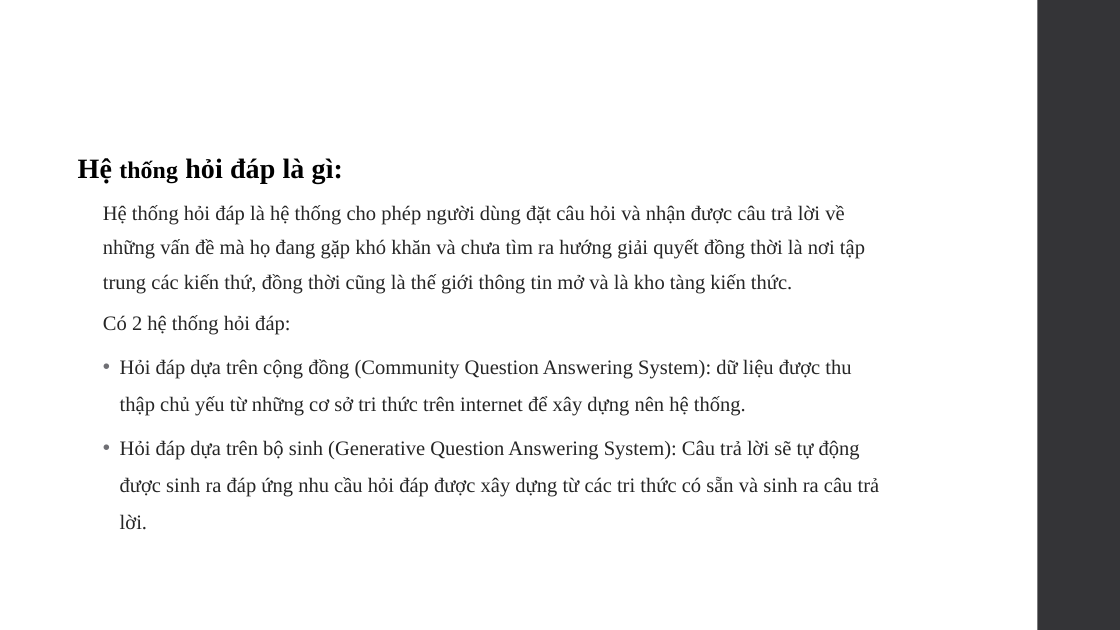
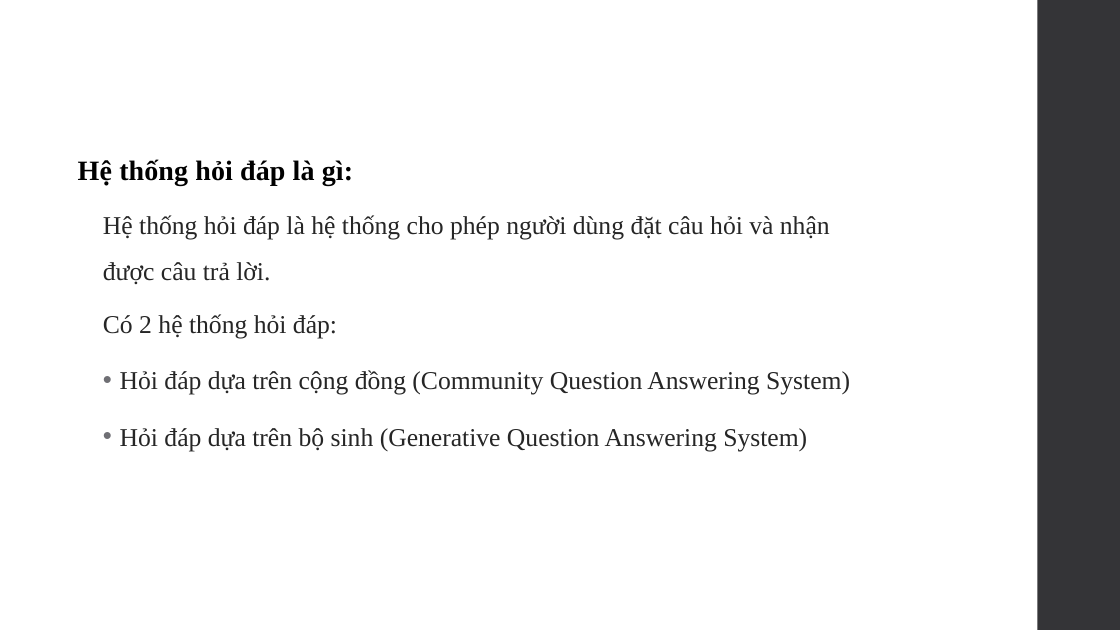
Before and after one commit to SaiGonSoftware/QA-Forum, a slide deck: slide 3 of Document/Baocao.pptx. Drawn at 1120x630 pixels with LibreOffice and Linux fonts; fonts in the diff are those of the drawing. Boxes give left, top, right and bottom in pixels: in the first picture for what was removed or moved away, otherwise in the second. Text is boxed around its words. In the diff, an @@ line names an element or a change of style, - is before the commit and + after.

```diff
--- a/Document/Baocao.pptx
+++ b/Document/Baocao.pptx
@@ text at (78,159,353,339): size 24.1 to 24 pt in "Hệ hỏi đáp là gì:"; size 20.4 to 24 pt in "thống"; size 17.6 to 22 pt in "Có 2 hệ thống hỏi đáp:"; line spacing 0.85 to 0.95; line spacing 1.4 to 1.5 @@
@@ text at (103,215,830,284): text changed; size 17.6 to 22 pt @@
-  Hệ thống hỏi đáp là hệ thống cho phép người dùng đặt câu hỏi và nhận được câu trả lời về những vấn đề mà họ đang gặp khó khăn và chưa tìm ra hướng giải quyết đồng thời là nơi tập trung các kiến thứ, đồng thời cũng là thế giới thông tin mở và là kho tàng kiến thức.
+  Hệ thống hỏi đáp là hệ thống cho phép người dùng đặt câu hỏi và nhận được câu trả lời.
@@ text at (120,370,850,451): text changed; size 17.6 to 22 pt @@
-  • Hỏi đáp dựa trên cộng đồng (Community Question Answering System): dữ liệu được thu thập chủ yếu từ những cơ sở tri thức trên internet để xây dựng nên hệ thống.
-  • Hỏi đáp dựa trên bộ sinh (Generative Question Answering System): Câu trả lời sẽ tự động được sinh ra đáp ứng nhu cầu hỏi đáp được xây dựng từ các tri thức có sẵn và sinh ra câu trả lời.
+  • Hỏi đáp dựa trên cộng đồng (Community Question Answering System)
+  • Hỏi đáp dựa trên bộ sinh (Generative Question Answering System)
```
Also in this commit, not shown: 9 other slides changed, 14 slides added, 2 slides removed, 16 other files.
